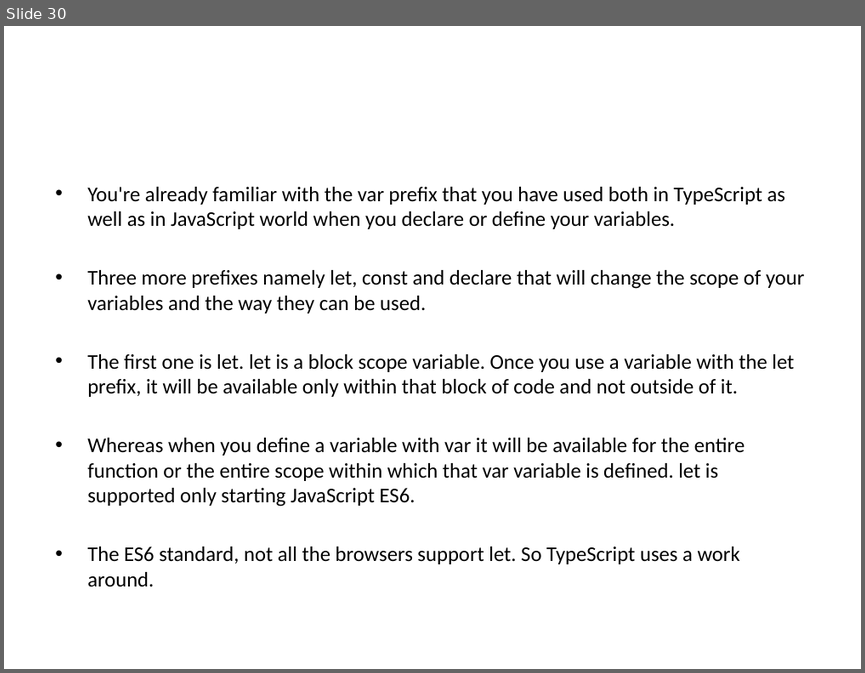
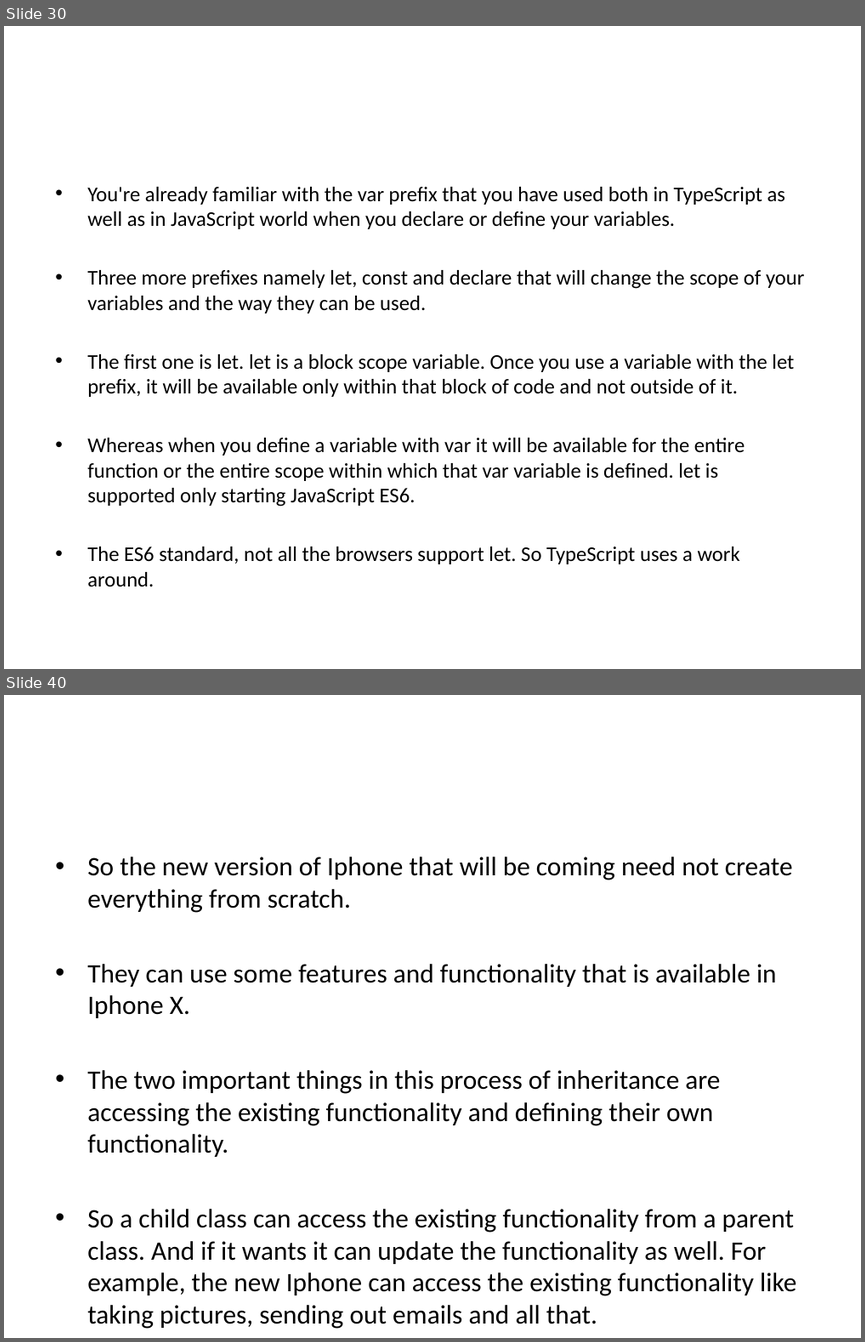
Before and after one commit to rameshcoderepository/typescript, a slide deck: Angular_Presentation.pptx. Shown one above the other, each under a label of ours: slide 30 before the commit, slides 30 and 40 after it; the slides between them are not shown. The pictures are 865x673 and 865x1342 pixels, drawn with LibreOffice and Linux fonts; fonts in the diff are those of the drawing. Boxes give left, top, right and bottom in pixels: in the first picture for what was removed or moved away, otherwise in the second. Text is boxed around its words. In the diff, an @@ line names an element or a change of style, - is before the commit and + after.

```diff
--- a/Angular_Presentation.pptx
+++ b/Angular_Presentation.pptx
@@ slide 40 added at [4, 695, 861, 1338], background #FFFFFF @@
@@ text added at [87, 857, 796, 1328], 22.4 pt, text #000000 @@
+• So the new version of Iphone that will be coming need not create everything from scratch.
+• They can use some features and functionality that is available in Iphone X.
+• The two important things in this process of inheritance are accessing the existing functionality and defining their own functionality.
+• So a child class can access the existing functionality from a parent class. And if it wants it can update the functionality as well. For example, the new Iphone can access the existing functionality like taking pictures, sending out emails and all that.
```
Also in this commit, not shown: 24 other slides added, 24 slides removed, 28 other files.
